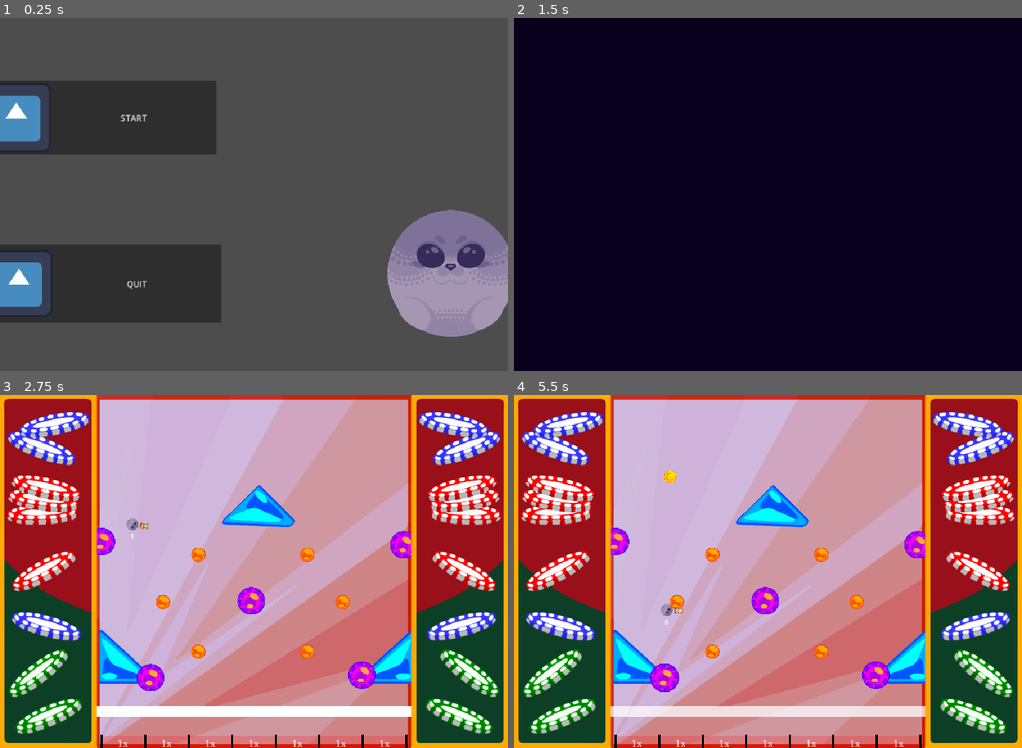
Above: before the commit, frames 1-4 (two rows, left to right).
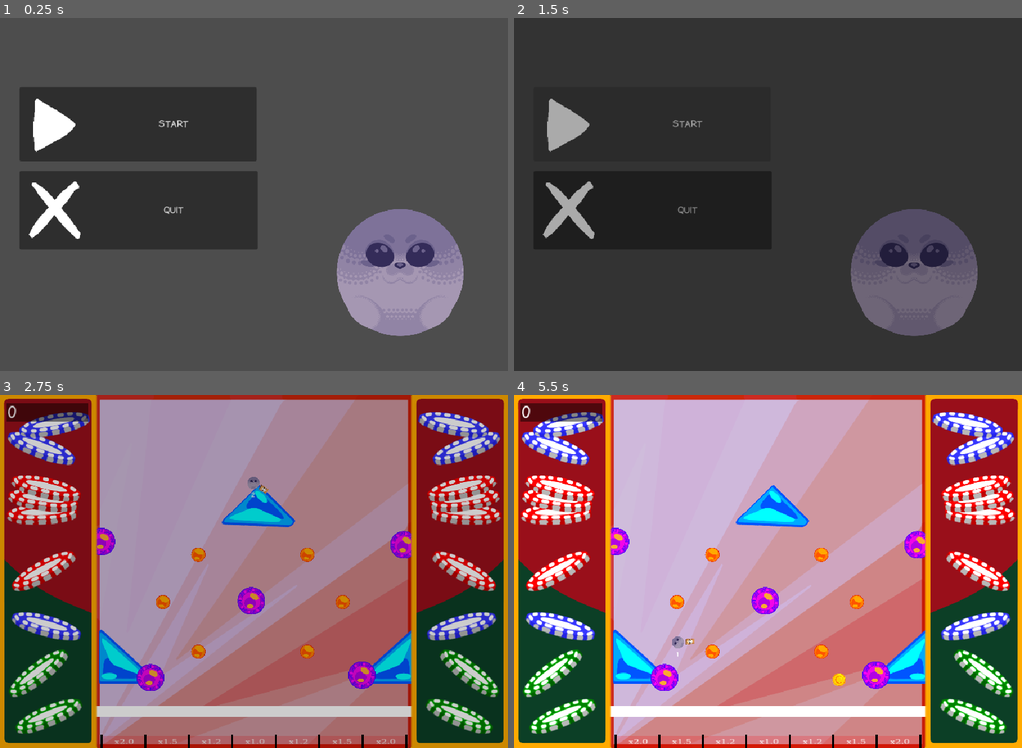
Above: after the commit, the same moments.

Repository: AstrrX3/Gamejam
Game: Godot game, scene res://menu.tscn
The game is run twice, just before and just after one commit, with the same random seed, the same clock (stepped at 60 frames per second) and the same inputs. The engine's default icon, where the game draws it, is replaced by a stand-in: a white triangle on a blue panel in a dark square.
Inputs (mouse positions are in pixels of both pictures, inside the frame that each line leads up to):
- Up to frame 1 (0.25 s): no input
- Up to frame 2 (1.5 s): click "START" at 0.5 s; click "START" at 1.25 s
- Up to frame 3 (2.75 s): move the mouse to (365, 553) at 2.02 s; click (365, 553) at 2.1 s
- Up to frame 4 (5.5 s): move the mouse to (666, 589) at 2.77 s; click (666, 589) at 2.85 s; move the mouse to (818, 493) at 3.52 s; click (818, 493) at 3.6 s; move the mouse to (742, 642) at 4.27 s; click (742, 642) at 4.35 s; move the mouse to (920, 624) at 5.02 s; click (920, 624) at 5.1 s

The runs differ from the first frame. In frame 1, 30% of the frame differs, in the area x 0-100%, y 17-91%; in frame 2, 100%, in the area x 0-100%, y 0-100%; in frame 3, 89%; in frame 4, 3.1%.

Commit message:
menus idk

Diff:
--- /dev/null
+++ b/gay-plinko/Gate.gd
@@ -0,0 +1,14 @@
+extends Node2D
+
+@export var mult: float = 1
+
+func _ready() -> void:
+	$ColorRect/Label.text = "x" + str(mult)
+
+func _on_body_entered(body: Node2D) -> void:
+	if body.is_in_group("player"):
+		print("homosexual intercourse")
+		Global.score = Global.score * mult
+		Trans.trans("res://end_screen.tscn")
+	if body.is_in_group("coin"):
+		body.queue_free()
--- a/gay-plinko/ball.gd
+++ b/gay-plinko/ball.gd
@@ -11,6 +11,8 @@
 	$shotgun.rotcorrect = rotation_degrees
 	if Input.is_action_just_pressed("shoot"):
 		apply_impulse($shotgun.shoot())
+	if Input.is_action_just_pressed("restart"):
+		Trans.reload_scene()
 
 func _integrate_forces(state):
 	if state.linear_velocity.length()>hardcap:
--- a/gay-plinko/end_screen.tscn
+++ b/gay-plinko/end_screen.tscn
@@ -1,7 +1,9 @@
 [gd_scene format=3 uid="uid://cwgns8ixc5v08"]
 
 [ext_resource type="Texture2D" uid="uid://7x2jni53nib5" path="res://FatFuck.png" id="1_my301"]
-[ext_resource type="Texture2D" uid="uid://cprgnd6rngksp" path="res://icon.svg" id="2_abjgy"]
+[ext_resource type="Script" uid="uid://bjylexu6yedho" path="res://label.gd" id="1_xu7hh"]
+[ext_resource type="Texture2D" uid="uid://vr2ddtqbhkd3" path="res://button1.png" id="3_pmjk2"]
+[ext_resource type="Texture2D" uid="uid://byfcmcs3jo57l" path="res://button2.png" id="4_d75mr"]
 
 [sub_resource type="GDScript" id="GDScript_xu7hh"]
 script/source = "extends Node2D
@@ -11,26 +13,26 @@
 func _process(delta: float) :
 	pass
 
-
 func _on_restart_pressed() -> void:
-	button_type = \"start\"
-	$fade.show()
-	$fade/Timer.start()
-	$fade/AnimationPlayer.play(\"fadein\")
-
-
+	Global.score = 0
+	Trans.trans(\"res://test.tscn\")
 
 func _on_quit_pressed() -> void:
 	get_tree().quit()
-
-
-func _on_fade_timer_timeout() :
-	if button_type == \"start\" :
-		get_tree().change_scene_to_file(\"res://test.tscn\")
 "
 
 [node name="Node2D" type="Node2D" unique_id=479560312]
 script = SubResource("GDScript_xu7hh")
+
+[node name="Label" type="Label" parent="." unique_id=1022490366]
+offset_left = -466.0
+offset_top = -324.0
+offset_right = 466.0
+offset_bottom = -138.0
+theme_override_font_sizes/font_size = 32
+horizontal_alignment = 1
+vertical_alignment = 1
+script = ExtResource("1_xu7hh")
 
 [node name="Camera2D" type="Camera2D" parent="." unique_id=359046705]
 
@@ -46,21 +48,21 @@
 
 [node name="restart" type="Button" parent="Control" unique_id=1046720985]
 layout_mode = 0
-offset_left = -491.0
+offset_left = -443.0
 offset_top = -137.0
-offset_right = -155.0
+offset_right = -107.0
 offset_bottom = -1.0
 text = "RESTART"
-icon = ExtResource("2_abjgy")
+icon = ExtResource("3_pmjk2")
 
 [node name="quit" type="Button" parent="Control" unique_id=726113031]
 layout_mode = 0
-offset_left = 157.0
+offset_left = 101.0
 offset_top = -137.0
-offset_right = 491.0
+offset_right = 435.0
 offset_bottom = -1.0
 text = "QUIT"
-icon = ExtResource("2_abjgy")
+icon = ExtResource("4_d75mr")
 
 [node name="fade" type="ColorRect" parent="." unique_id=731157207]
 visible = false
--- a/gay-plinko/gate.tscn
+++ b/gay-plinko/gate.tscn
@@ -1,16 +1,6 @@
 [gd_scene format=3 uid="uid://tkll5eks6cfb"]
 
-[sub_resource type="GDScript" id="GDScript_5y67x"]
-script/source = "extends Area2D
-
-
-
-func _on_body_entered(body: Node2D) -> void:
-	if body.is_in_group(\"player\"):
-		print(\"ded\")
-	if body.is_in_group(\"coin\"):
-		body.queue_free()
-"
+[ext_resource type="Script" uid="uid://c75nr1opg17db" path="res://Gate.gd" id="1_15vrf"]
 
 [sub_resource type="RectangleShape2D" id="RectangleShape2D_2gk3h"]
 size = Vector2(78, 29)
@@ -38,9 +28,9 @@
 cache/0/16/0/scale = 1.0
 
 [node name="Node2D" type="Node2D" unique_id=1904139459]
+script = ExtResource("1_15vrf")
 
 [node name="Area2D" type="Area2D" parent="." unique_id=568190223]
-script = SubResource("GDScript_5y67x")
 
 [node name="CollisionShape2D" type="CollisionShape2D" parent="Area2D" unique_id=1762724144]
 position = Vector2(0, 14.5)
@@ -86,10 +76,12 @@
 layout_mode = 0
 offset_right = 76.0
 offset_bottom = 29.0
+scale = Vector2(1.0516851, 0.7535478)
 theme_override_fonts/font = SubResource("FontFile_y4ie1")
 text = "1x"
 horizontal_alignment = 1
 vertical_alignment = 1
 metadata/_edit_use_anchors_ = true
 
+[connection signal="body_entered" from="Area2D" to="." method="_on_body_entered"]
 [connection signal="body_entered" from="Area2D" to="Area2D" method="_on_body_entered"]
--- /dev/null
+++ b/gay-plinko/label.gd
@@ -0,0 +1,6 @@
+extends Label
+
+
+# Called when the node enters the scene tree for the first time.
+func _ready() -> void:
+	text = "your score: " + str(Global.score)
--- a/gay-plinko/menu.gd
+++ b/gay-plinko/menu.gd
@@ -13,17 +13,9 @@
 
 
 func _on_start_pressed() :
-	button_type = "start"
-	$fadetrans.show()
-	$fadetrans/Fade_timer.start()
-	$fadetrans/AnimationPlayer.play("fadein")
+	Trans.trans("res://test.tscn")
 
 
 
 func _on_quit_pressed() :
 	get_tree().quit()
-
-
-func _on_fade_timer_timeout() :
-	if button_type == "start" :
-		get_tree().change_scene_to_file("res://test.tscn")
--- a/gay-plinko/menu.tscn
+++ b/gay-plinko/menu.tscn
@@ -2,8 +2,8 @@
 
 [ext_resource type="Script" uid="uid://yj01hw3gu5lk" path="res://menu.gd" id="1_mae5d"]
 [ext_resource type="Texture2D" uid="uid://7x2jni53nib5" path="res://FatFuck.png" id="1_ouk20"]
-[ext_resource type="Texture2D" uid="uid://cprgnd6rngksp" path="res://icon.svg" id="2_mae5d"]
-[ext_resource type="PackedScene" uid="uid://j7lnlm2bax2j" path="res://fadetrans.tscn" id="4_4hy44"]
+[ext_resource type="Texture2D" uid="uid://vr2ddtqbhkd3" path="res://button1.png" id="2_4hy44"]
+[ext_resource type="Texture2D" uid="uid://byfcmcs3jo57l" path="res://button2.png" id="3_ytr4m"]
 
 [node name="Node2D" type="Node2D" unique_id=41311468]
 script = ExtResource("1_mae5d")
@@ -20,48 +20,38 @@
 [node name="Start" type="Button" parent="Button_Manager" unique_id=551992916]
 layout_mode = 1
 anchors_preset = -1
-anchor_left = -15.2
-anchor_top = -9.475
-anchor_right = -15.2
-anchor_bottom = -9.475
+anchor_left = -13.35
+anchor_top = -9.175
+anchor_right = -13.35
+anchor_bottom = -9.175
 offset_left = 104.0
 offset_top = 170.0
 offset_right = 539.0
 offset_bottom = 306.0
 text = "START"
-icon = ExtResource("2_mae5d")
+icon = ExtResource("2_4hy44")
 metadata/_edit_use_anchors_ = true
 
 [node name="Quit" type="Button" parent="Button_Manager" unique_id=1323545136]
 layout_mode = 1
 anchors_preset = -1
-anchor_left = -15.075002
-anchor_top = -6.35
-anchor_right = -15.075002
-anchor_bottom = -6.35
+anchor_left = -13.4
+anchor_top = -9.725
+anchor_right = -13.4
+anchor_bottom = -9.725
 offset_left = 106.0
 offset_top = 346.0
 offset_right = 557.12915
 offset_bottom = 495.43066
 scale = Vector2(0.9686805, 0.9636576)
 text = "QUIT"
-icon = ExtResource("2_mae5d")
+icon = ExtResource("3_ytr4m")
 metadata/_edit_use_anchors_ = true
 
 [node name="FatFuck" type="Sprite2D" parent="." unique_id=1932595659]
-position = Vector2(361.00003, 145)
+position = Vector2(268, 143)
 scale = Vector2(0.30624998, 0.30624995)
 texture = ExtResource("1_ouk20")
 
-[node name="fadetrans" parent="." unique_id=222964886 instance=ExtResource("4_4hy44")]
-visible = false
-offset_left = -578.0
-offset_top = -325.0
-offset_right = 576.0
-offset_bottom = 324.0
-
-[node name="Fade_timer" type="Timer" parent="fadetrans" unique_id=1601897975]
-
 [connection signal="pressed" from="Button_Manager/Start" to="." method="_on_start_pressed"]
 [connection signal="pressed" from="Button_Manager/Quit" to="." method="_on_quit_pressed"]
-[connection signal="timeout" from="fadetrans/Fade_timer" to="." method="_on_fade_timer_timeout"]
--- a/gay-plinko/project.godot
+++ b/gay-plinko/project.godot
@@ -18,6 +18,7 @@
 [autoload]
 
 Global="*uid://b4xxb8emnw7pb"
+Trans="*uid://bfxlgrm16nkxp"
 
 [display]
 
@@ -37,6 +38,10 @@
 coin=""
 player="imtryingok"
 
+[gui]
+
+theme/custom_font="uid://nv8eec2npgjt"
+
 [input]
 
 shoot={
@@ -49,6 +54,11 @@
 "events": [Object(InputEventKey,"resource_local_to_scene":false,"resource_name":"","device":-1,"window_id":0,"alt_press …(192 unchanged characters)…
 ]
 }
+restart={
+"deadzone": 0.2,
+"events": [Object(InputEventKey,"resource_local_to_scene":false,"resource_name":"","device":16,"window_id":0,"alt_pressed":false,"shift_pressed":false,"ctrl_pressed":false,"meta_pressed":false,"pressed":false,"keycode":0,"physical_keycode":82,"key_label":0,"unicode":0,"location":0,"echo":false,"script":null)
+]
+}
 
 [physics]
 
--- a/gay-plinko/test.tscn
+++ b/gay-plinko/test.tscn
@@ -7,6 +7,7 @@
 [ext_resource type="PackedScene" uid="uid://3vr13r38vcum" path="res://spawner.tscn" id="5_ykrsh"]
 [ext_resource type="Texture2D" uid="uid://bbr42lch34tr4" path="res://border.png" id="6_g14j6"]
 [ext_resource type="PackedScene" uid="uid://4p63w7xc2ve8" path="res://safety_net.tscn" id="7_vbegm"]
+[ext_resource type="Script" uid="uid://qcymrgrftylc" path="res://ui.gd" id="8_ehkex"]
 
 [node name="base" type="Node2D" unique_id=1876613877 groups=["wall"]]
 
@@ -15,7 +16,7 @@
 
 [node name="safety net" parent="level" unique_id=794603756 instance=ExtResource("7_vbegm")]
 position = Vector2(-8, 264.60236)
-scale = Vector2(1, 1.0099326)
+scale = Vector2(1.002001, 1.0099326)
 
 [node name="bumper" parent="level" unique_id=2039316992 instance=ExtResource("2_ppyta")]
 position = Vector2(-194, 201.98656)
@@ -52,26 +53,32 @@
 [node name="Node2D3" parent="level" unique_id=279108135 instance=ExtResource("4_ppyta")]
 position = Vector2(76, 339.3374)
 scale = Vector2(1, 1.0099326)
+mult = 1.2
 
 [node name="Node2D4" parent="level" unique_id=1973950885 instance=ExtResource("4_ppyta")]
 position = Vector2(156, 339.3374)
 scale = Vector2(1, 1.0099326)
+mult = 1.5
 
 [node name="Node2D8" parent="level" unique_id=1031438313 instance=ExtResource("4_ppyta")]
 position = Vector2(236, 339.3374)
 scale = Vector2(1, 1.0099326)
+mult = 2.0
 
 [node name="Node2D5" parent="level" unique_id=2039644919 instance=ExtResource("4_ppyta")]
 position = Vector2(-244, 339.3374)
 scale = Vector2(1, 1.0099326)
+mult = 2.0
 
 [node name="Node2D6" parent="level" unique_id=376871746 instance=ExtResource("4_ppyta")]
 position = Vector2(-164, 339.3374)
 scale = Vector2(1, 1.0099326)
+mult = 1.5
 
 [node name="Node2D7" parent="level" unique_id=1778121922 instance=ExtResource("4_ppyta")]
 position = Vector2(-84, 339.3374)
 scale = Vector2(1, 1.0099326)
+mult = 1.2
 
 [node name="Border" type="Sprite2D" parent="." unique_id=667593899]
 position = Vector2(-278, -342)
@@ -80,3 +87,22 @@
 
 [node name="Camera2D" type="Camera2D" parent="." unique_id=527506816]
 position = Vector2(-278, -341)
+
+[node name="CanvasLayer" type="CanvasLayer" parent="Camera2D" unique_id=1090817033]
+script = ExtResource("8_ehkex")
+
+[node name="ColorRect" type="ColorRect" parent="Camera2D/CanvasLayer" unique_id=311221042]
+offset_left = 12.0
+offset_top = 15.0
+offset_right = 162.0
+offset_bottom = 49.0
+color = Color(0, 0, 0, 0.48235294)
+
+[node name="Label" type="Label" parent="Camera2D/CanvasLayer" unique_id=1519095969]
+offset_left = 15.0
+offset_top = 12.0
+offset_right = 159.0
+offset_bottom = 52.0
+theme_override_font_sizes/font_size = 27
+text = "GAY SEX"
+vertical_alignment = 1
--- /dev/null
+++ b/gay-plinko/trans.tscn
@@ -0,0 +1,134 @@
+[gd_scene format=3 uid="uid://bfxlgrm16nkxp"]
+
+[ext_resource type="Script" uid="uid://jvt7lmeoo14j" path="res://transition.gd" id="1_kh4uh"]
+
+[sub_resource type="Animation" id="Animation_dlcuo"]
+length = 0.001
+tracks/0/type = "value"
+tracks/0/imported = false
+tracks/0/enabled = true
+tracks/0/path = NodePath(".:color")
+tracks/0/interp = 1
+tracks/0/loop_wrap = true
+tracks/0/keys = {
+"times": PackedFloat32Array(0),
+"transitions": PackedFloat32Array(1),
+"update": 0,
+"values": [Color(0, 0, 0, 0)]
+}
+tracks/1/type = "value"
+tracks/1/imported = false
+tracks/1/enabled = true
+tracks/1/path = NodePath("..:visible")
+tracks/1/interp = 1
+tracks/1/loop_wrap = true
+tracks/1/keys = {
+"times": PackedFloat32Array(0),
+"transitions": PackedFloat32Array(1),
+"update": 1,
+"values": [false]
+}
+tracks/2/type = "value"
+tracks/2/imported = false
+tracks/2/enabled = true
+tracks/2/path = NodePath(".:scale")
+tracks/2/interp = 1
+tracks/2/loop_wrap = true
+tracks/2/keys = {
+"times": PackedFloat32Array(0),
+"transitions": PackedFloat32Array(1),
+"update": 0,
+"values": [Vector2(1, 1)]
+}
+
+[sub_resource type="Animation" id="Animation_pfjt3"]
+resource_name = "fade"
+length = 0.5
+tracks/0/type = "value"
+tracks/0/imported = false
+tracks/0/enabled = true
+tracks/0/path = NodePath(".:color")
+tracks/0/interp = 1
+tracks/0/loop_wrap = true
+tracks/0/keys = {
+"times": PackedFloat32Array(0, 0.5),
+"transitions": PackedFloat32Array(1, 1),
+"update": 0,
+"values": [Color(0, 0, 0, 0), Color(0, 0, 0, 1)]
+}
+tracks/1/type = "value"
+tracks/1/imported = false
+tracks/1/enabled = true
+tracks/1/path = NodePath("..:visible")
+tracks/1/interp = 1
+tracks/1/loop_wrap = true
+tracks/1/keys = {
+"times": PackedFloat32Array(0, 0.033333335, 0.5),
+"transitions": PackedFloat32Array(1, 1, 1),
+"update": 1,
+"values": [false, true, true]
+}
+
+[sub_resource type="Animation" id="Animation_kh4uh"]
+resource_name = "fade_2"
+length = 0.3
+tracks/0/type = "value"
+tracks/0/imported = false
+tracks/0/enabled = true
+tracks/0/path = NodePath("..:visible")
+tracks/0/interp = 2
+tracks/0/loop_wrap = true
+tracks/0/keys = {
+"times": PackedFloat32Array(0, 0.033333335, 0.3),
+"transitions": PackedFloat32Array(1, 1, 1),
+"update": 1,
+"values": [false, true, true]
+}
+tracks/1/type = "value"
+tracks/1/imported = false
+tracks/1/enabled = true
+tracks/1/path = NodePath(".:scale")
+tracks/1/interp = 1
+tracks/1/loop_wrap = true
+tracks/1/keys = {
+"times": PackedFloat32Array(0.033333335, 0.3),
+"transitions": PackedFloat32Array(1, 1),
+"update": 0,
+"values": [Vector2(1, -0.01), Vector2(1, 1)]
+}
+tracks/2/type = "value"
+tracks/2/imported = false
+tracks/2/enabled = true
+tracks/2/path = NodePath(".:color")
+tracks/2/interp = 1
+tracks/2/loop_wrap = true
+tracks/2/keys = {
+"times": PackedFloat32Array(-0.033333335, 0),
+"transitions": PackedFloat32Array(1, 1),
+"update": 0,
+"values": [Color(0, 0, 0, 0), Color(0, 0, 0, 1)]
+}
+
+[sub_resource type="AnimationLibrary" id="AnimationLibrary_qf103"]
+_data = {
+&"RESET": SubResource("Animation_dlcuo"),
+&"fade": SubResource("Animation_pfjt3"),
+&"fade_2": SubResource("Animation_kh4uh")
+}
+
+[node name="screentransition" type="CanvasLayer" unique_id=392666393]
+visible = false
+script = ExtResource("1_kh4uh")
+
+[node name="ColorRect" type="ColorRect" parent="." unique_id=1446046560]
+anchors_preset = 15
+anchor_right = 1.0
+anchor_bottom = 1.0
+grow_horizontal = 2
+grow_vertical = 2
+mouse_filter = 2
+color = Color(0, 0, 0, 0)
+
+[node name="AnimationPlayer" type="AnimationPlayer" parent="." unique_id=125046277]
+root_node = NodePath("../ColorRect")
+libraries/ = SubResource("AnimationLibrary_qf103")
--- /dev/null
+++ b/gay-plinko/transition.gd
@@ -0,0 +1,23 @@
+extends CanvasLayer
+
+func trans(target: String):
+	$AnimationPlayer.play("fade")
+	await $AnimationPlayer.animation_finished
+	await get_tree().create_timer(0.5).timeout
+	get_tree().change_scene_to_file(target)
+	$AnimationPlayer.play_backwards("fade")
+
+func reload_scene():
+	$AnimationPlayer.play("fade")
+	await $AnimationPlayer.animation_finished
+	get_tree().reload_current_scene()
+	await get_tree().create_timer(0.3).timeout
+	$AnimationPlayer.play_backwards("fade")
+
+func load_scene(target: String):
+	#$AnimationPlayer.play("fade")
+	#$AudioStreamPlayer2D.play()
+	#await $AnimationPlayer.animation_finished
+	#await get_tree().create_timer(0.5).timeout
+	get_tree().change_scene_to_file(target)
+	#$AnimationPlayer.play_backwards("fade")
--- /dev/null
+++ b/gay-plinko/ui.gd
@@ -0,0 +1,5 @@
+extends CanvasLayer
+
+
+func _process(delta: float) -> void:
+	$Label.text = str(Global.score)
Not shown, added: gay-plinko/Gate.gd.uid
Binary file added: gay-plinko/Ldfcomicsans-jj7l.ttf
Not shown, added: gay-plinko/Ldfcomicsans-jj7l.ttf.import
Binary file added: gay-plinko/button1.png
Not shown, added: gay-plinko/button1.png.import
Binary file added: gay-plinko/button2.png
Not shown, added: gay-plinko/button2.png.import
Not shown, added: gay-plinko/label.gd.uid
Not shown, added: gay-plinko/transition.gd.uid
Not shown, added: gay-plinko/ui.gd.uid
